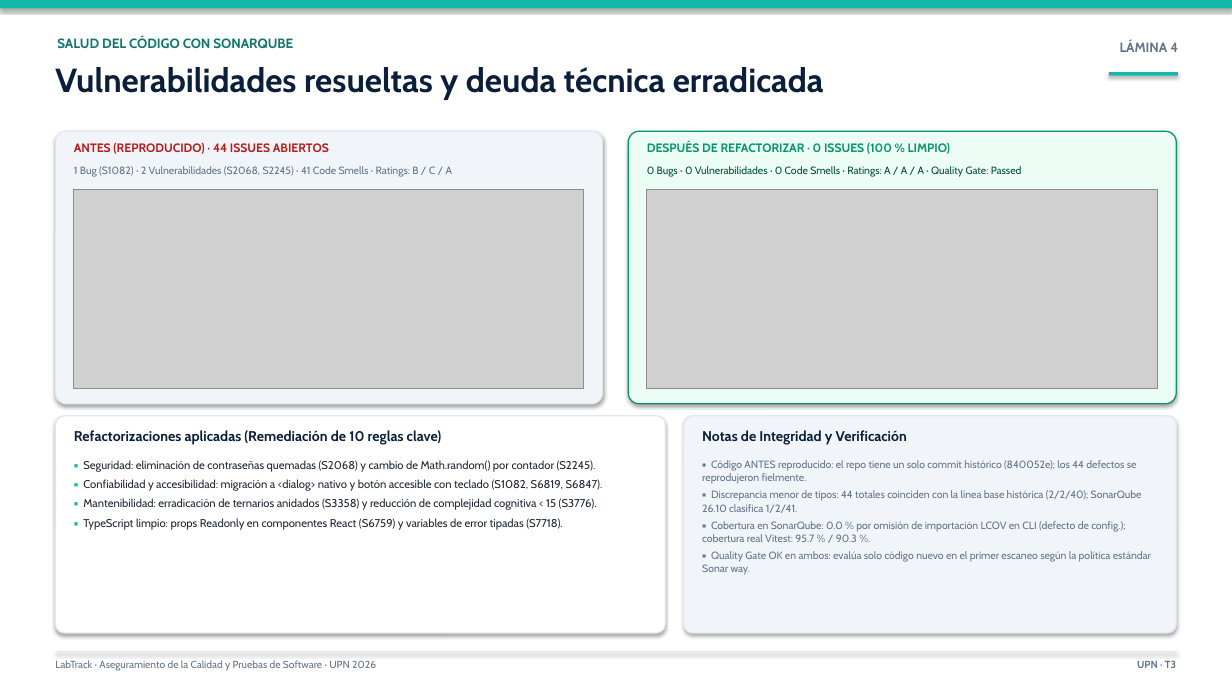
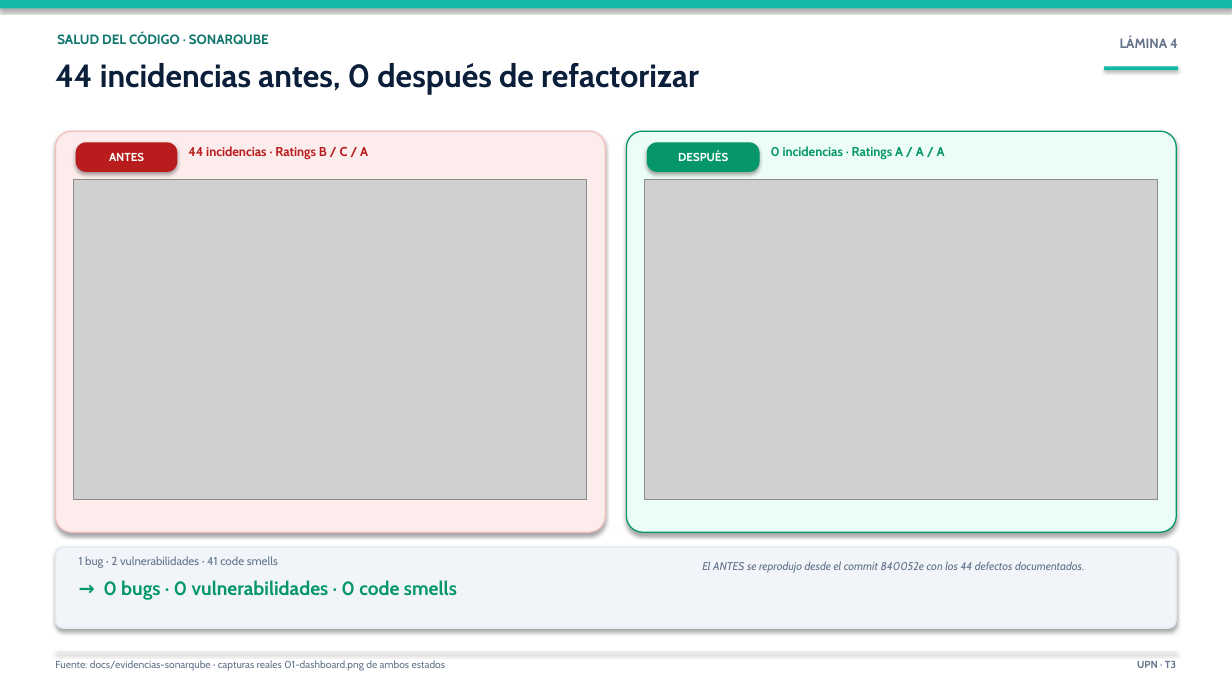
Before and after one commit to N00385644/LabTrack, a slide deck: slide 5 of docs/presentacion-labtrack.pptx. Drawn at 1232x693 pixels with LibreOffice and Linux fonts; fonts in the diff are those of the drawing; grey boxes stand for pictures. Boxes give left, top, right and bottom in pixels: in the first picture for what was removed or moved away, otherwise in the second. Text is boxed around its words. In the diff, an @@ line names an element or a change of style, - is before the commit and + after.

```diff
--- a/docs/presentacion-labtrack.pptx
+++ b/docs/presentacion-labtrack.pptx
@@ text at box(57, 33, 269, 44): text changed @@
-SALUD DEL CÓDIGO CON SONARQUBE
+SALUD DEL CÓDIGO · SONARQUBE
@@ text "LÁMINA 4": place and size @@
-text "LÁMINA 4" at box(1120, 40, 1178, 52)
+text "LÁMINA 4" at box(1120, 38, 1178, 48)
@@ text removed at box(55, 67, 824, 100) @@
-Vulnerabilidades resueltas y deuda técnica erradicada
@@ text added at box(55, 63, 699, 95), 25 pt, text #0B1F3A, bold @@
+44 incidencias antes, 0 después de refactorizar
@@ rectangle: place and size @@
-rectangle at box(1109, 72, 1178, 76)
+rectangle at box(1104, 67, 1178, 70)
@@ rounded rectangle: place and size @@
-rounded rectangle at box(55, 131, 603, 404)
+rounded rectangle at box(55, 131, 605, 532)
@@ rounded rectangle at box(55, 131, 605, 532): fill #F1F5F9 to #FDECEC; outline #E2E8F0 1 pt to #F3C0C0 1 pt @@
@@ text removed at box(74, 143, 329, 154) @@
-ANTES (REPRODUCIDO) · 44 ISSUES ABIERTOS
@@ rounded rectangle added at box(76, 142, 177, 172), fill #B91C1C, 9 pt, text #FFFFFF, bold @@
+ANTES
@@ text added at box(188, 146, 368, 159), 10 pt, text #B91C1C, bold @@
+44 incidencias · Ratings B / C / A
@@ rounded rectangle: place and size @@
-rounded rectangle at box(628, 131, 1177, 404)
+rounded rectangle at box(627, 131, 1177, 532)
@@ text removed at box(647, 142, 951, 154) @@
-DESPUÉS DE REFACTORIZAR · 0 ISSUES (100 % LIMPIO)
@@ rounded rectangle added at box(647, 142, 760, 172), fill #059669, 9 pt, text #FFFFFF, bold @@
+DESPUÉS
@@ text at box(771, 146, 945, 159): text changed; size 8.2 to 10 pt; text colour #064E3B to #059669; bold on @@
-0 Bugs · 0 Vulnerabilidades · 0 Code Smells · Ratings: A / A / A · Quality Gate: Passed
+0 incidencias · Ratings A / A / A
@@ picture: place and size @@
-picture at box(74, 189, 584, 388)
+picture at box(74, 179, 587, 500)
@@ picture: place and size @@
-picture at box(647, 189, 1158, 388)
+picture at box(645, 179, 1158, 500)
@@ rounded rectangle removed at box(55, 416, 665, 633) @@
@@ rounded rectangle removed at box(684, 416, 1177, 633) @@
@@ text removed at box(74, 430, 442, 444) @@
-Refactorizaciones aplicadas (Remediación de 10 reglas clave)
@@ text removed at box(702, 430, 907, 444) @@
-Notas de Integridad y Verificación
@@ text removed at box(83, 460, 603, 530) @@
-▪ Seguridad: eliminación de contraseñas quemadas (S2068) y cambio de Math.random() por contador (S2245).
-▪ Confiabilidad y accesibilidad: migración a <dialog> nativo y botón accesible con teclado (S1082, S6819, S6847).
-▪ Mantenibilidad: erradicación de ternarios anidados (S3358) y reducción de complejidad cognitiva < 15 (S3776).
-▪ TypeScript limpio: props Readonly en componentes React (S6759) y variables de error tipadas (S7718).
@@ text removed at box(702, 460, 1151, 575) @@
-▪ Código ANTES reproducido: el repo tiene un solo commit histórico (840052e); los 44 defectos se reprodujeron fielmente.
-▪ Discrepancia menor de tipos: 44 totales coinciden con la línea base histórica (2/2/40); SonarQube 26.10 clasifica 1/2/41.
-▪ Cobertura en SonarQube: 0.0 % por omisión de importación LCOV en CLI (defecto de config.); cobertura real Vitest: 95.7 % / 90.3 %.
-▪ Quality Gate OK en ambos: evalúa solo código nuevo en el primer escaneo según la política estándar Sonar way.
@@ rounded rectangle added at box(55, 547, 1177, 628), fill #F1F5F9, outline #E2E8F0 1 pt @@
@@ text at box(79, 556, 278, 568): text changed; size 8.2 to 9 pt @@
-1 Bug (S1082) · 2 Vulnerabilidades (S2068, S2245) · 41 Code Smells · Ratings: B / C / A
+1 bug · 2 vulnerabilidades · 41 code smells
@@ text added at box(702, 561, 1084, 573), 8.8 pt, text #64748B, italic @@
+El ANTES se reprodujo desde el commit 840052e con los 44 defectos documentados.
@@ text added at box(103, 580, 457, 600), 15 pt, text #059669, bold @@
+→ 0 bugs · 0 vulnerabilidades · 0 code smells
@@ text at box(55, 660, 446, 670): text changed @@
-LabTrack · Aseguramiento de la Calidad y Pruebas de Software · UPN 2026
+Fuente: docs/evidencias-sonarqube · capturas reales 01-dashboard.png de ambos estados
```
Also in this commit, not shown: 2 other slides changed, 2 slides added, 2 slides removed, 14 other files.
